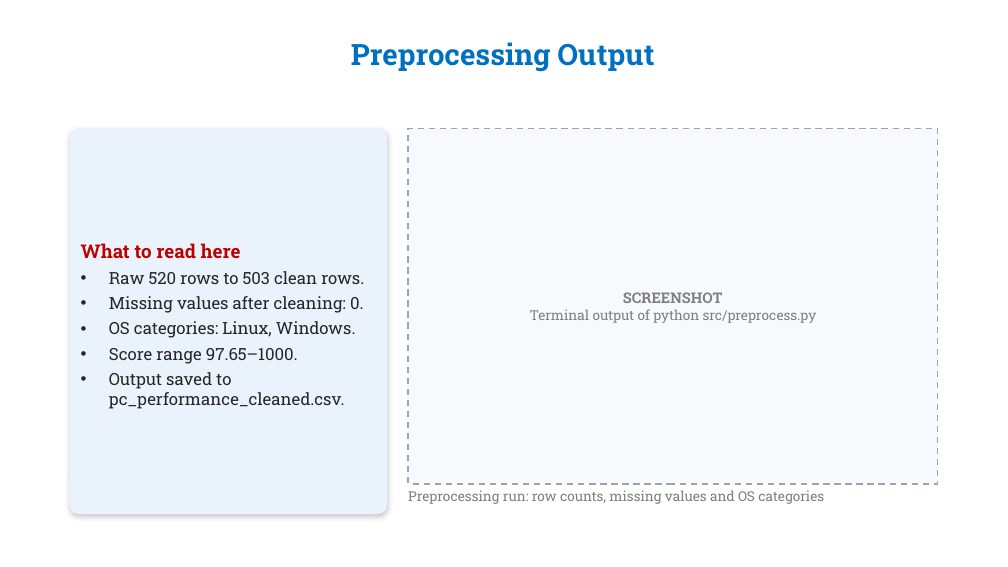
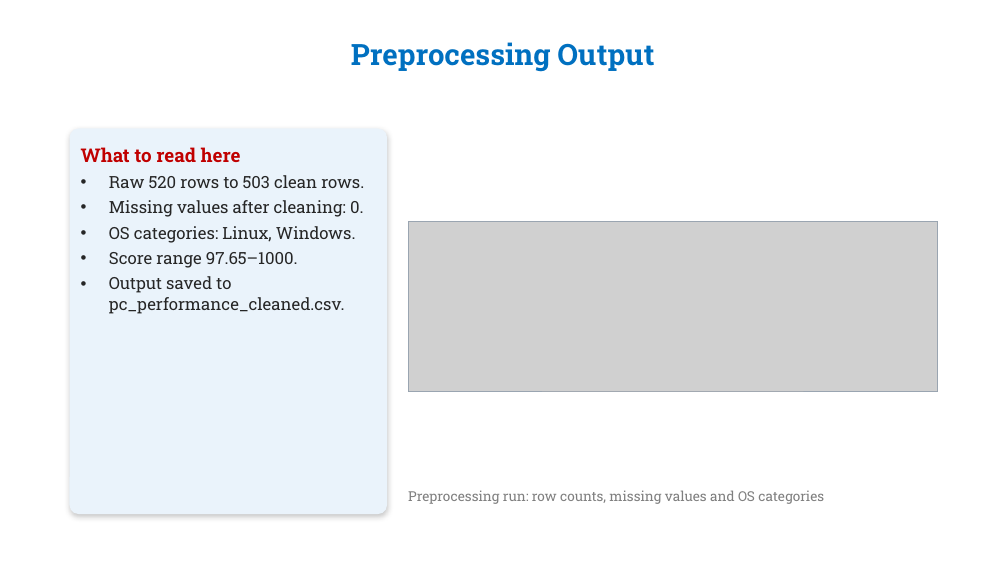
Before and after one commit to Sashankdeva/PC_Performance_Predictor, a slide deck: slide 7 of PC_Performance_Predictor_ML_Review.pptx. Drawn at 1008x567 pixels with LibreOffice and Linux fonts; fonts in the diff are those of the drawing; grey boxes stand for pictures; background and template pictures are left out. Boxes give left, top, right and bottom in pixels: in the first picture for what was removed or moved away, otherwise in the second. Text is boxed around its words. In the diff, an @@ line names an element or a change of style, - is before the commit and + after.

```diff
--- a/PC_Performance_Predictor_ML_Review.pptx
+++ b/PC_Performance_Predictor_ML_Review.pptx
@@ rounded rectangle "What to read here" at bbox=[70, 129, 387, 514]: vertical alignment middle to top @@
@@ rectangle removed at bbox=[408, 129, 938, 484] @@
-SCREENSHOT
-Terminal output of python src/preprocess.py
@@ picture added at bbox=[408, 222, 938, 392] @@
@@ rectangle added at bbox=[408, 222, 938, 392], outline #9AA5B1 0.75 pt @@
```
Also in this commit, not shown: 22 other slides changed, 1 slide added, 4 other files.
